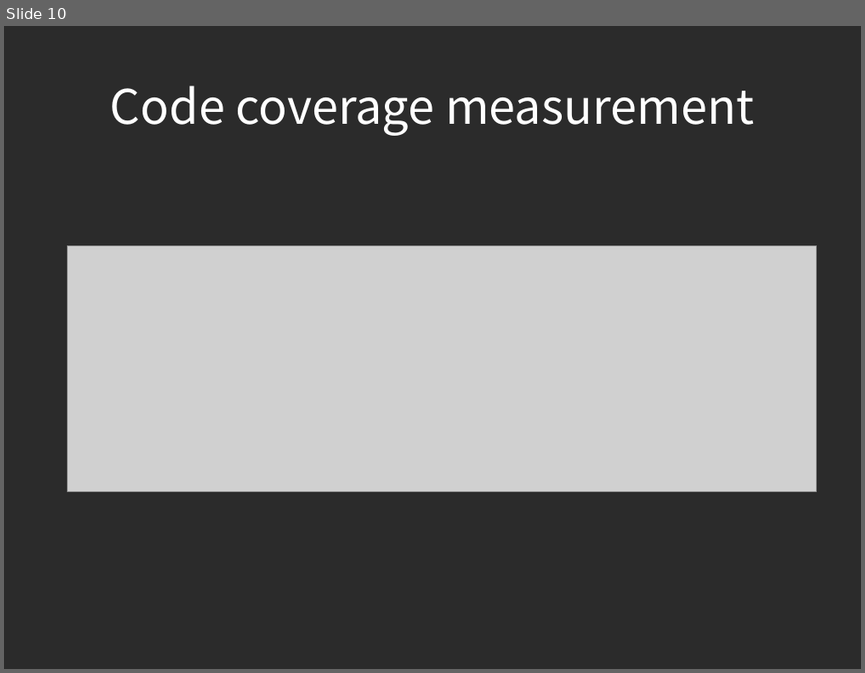
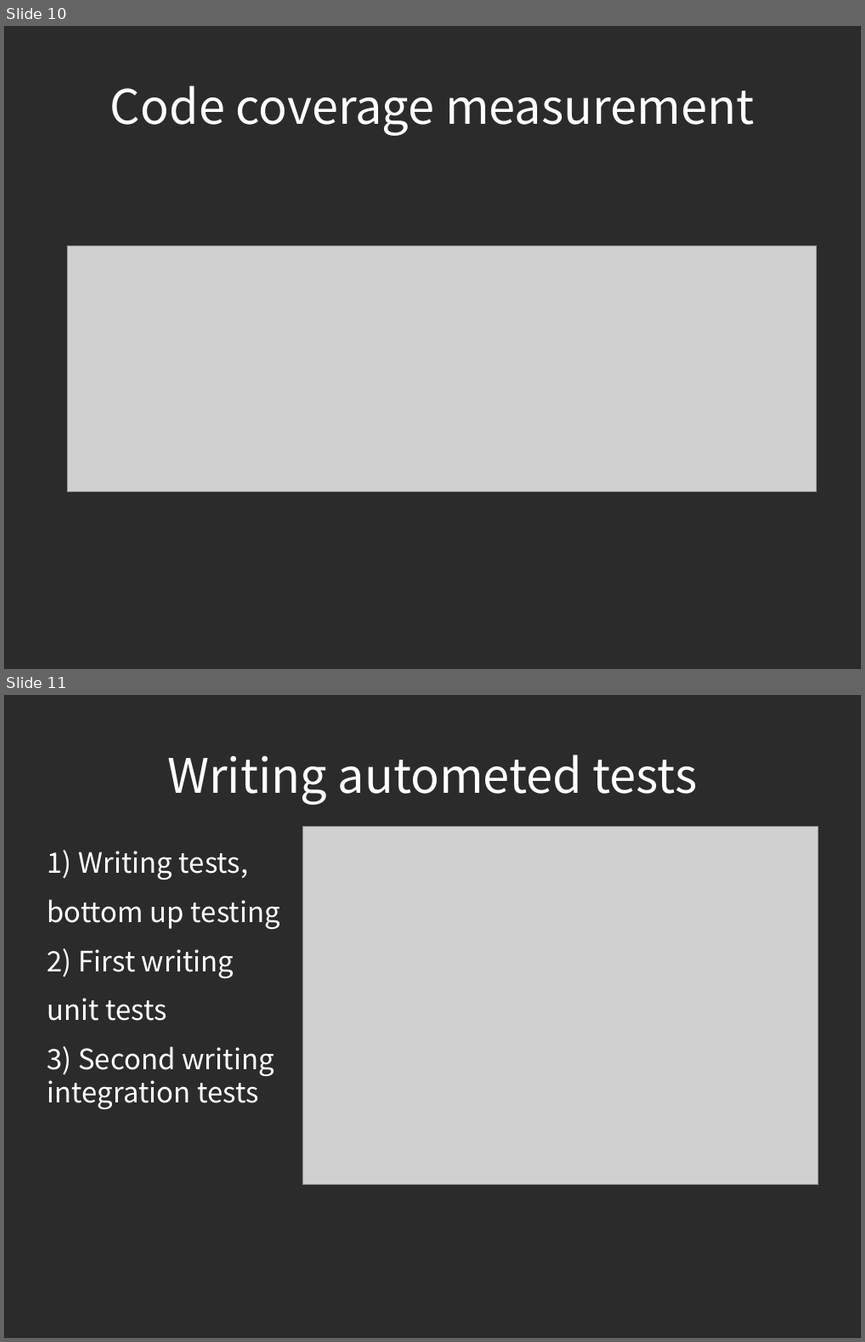
Before and after one commit to piotrek24061988/AutomaticTesting, a slide deck: module1/doc/AutomatedTesting.odp. Shown one above the other, each under a label of ours: slide 10 before the commit, slides 10 and 11 after it. The pictures are 865x673 and 865x1342 pixels, drawn with LibreOffice and Linux fonts; fonts in the diff are those of the drawing; grey boxes stand for pictures; background and template pictures are left out; a plain dark background stands for a picture behind light text. Boxes give left, top, right and bottom in pixels: in the first picture for what was removed or moved away, otherwise in the second. Text is boxed around its words. In the diff, an @@ line names an element or a change of style, - is before the commit and + after.

Commit message:
documentation update

```diff
--- a/module1/doc/AutomatedTesting.odp
+++ b/module1/doc/AutomatedTesting.odp
@@ slide 11 added at bbox=[4, 695, 861, 1338], background picture (left out) @@
@@ title added at bbox=[167, 755, 698, 805], 44 pt, text #FFFFFF @@
+Writing autometed tests
@@ picture added at bbox=[302, 827, 819, 1185] @@
@@ text added at bbox=[46, 850, 280, 1109], 26 pt, text #FFFFFF @@
+1) Writing tests,
+bottom up testing
+2) First writing
+unit tests
+3) Second writing integration tests
```
